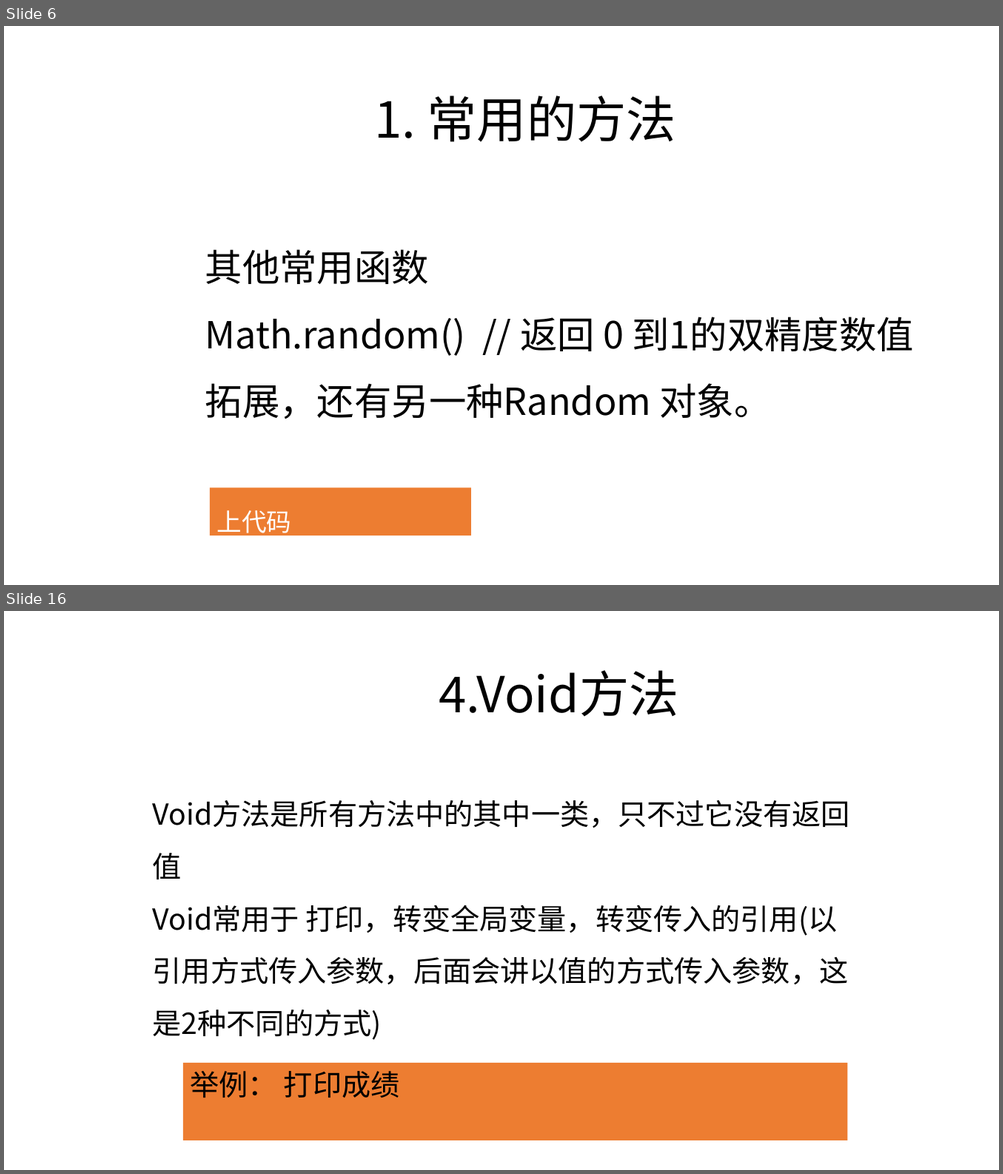
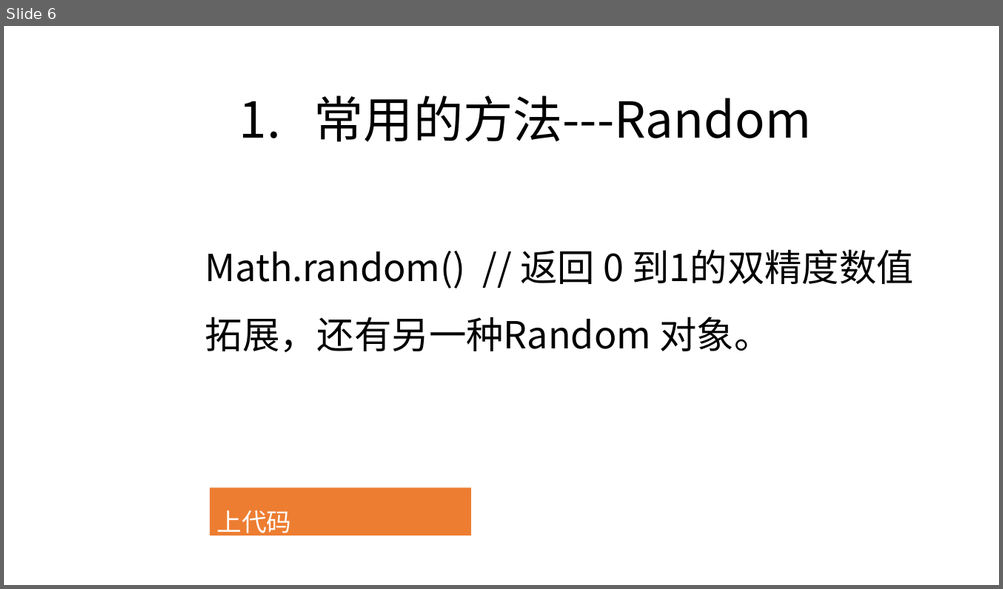
Before and after one commit to zjyesir/hmc_java_1, a slide deck: ppt/3 串.pptx. Shown one above the other, each under a label of ours: slides 6 and 16 before the commit, slide 6 after it; the slides between them are not shown. The pictures are 1003x1174 and 1003x589 pixels, drawn with LibreOffice and Linux fonts; fonts in the diff are those of the drawing; background and template pictures are left out. Boxes give left, top, right and bottom in pixels: in the first picture for what was removed or moved away, otherwise in the second. Text is boxed around its words. In the diff, an @@ line names an element or a change of style, - is before the commit and + after.

Commit message:
数字函数，字符，字符串 章节好了

```diff
--- a/ppt/3 串.pptx
+++ b/ppt/3 串.pptx
@@ slide 16 removed at (4,611,999,1170), background picture (left out) @@
@@ text removed at (439,670,679,717) @@
-4.Void方法
@@ text removed at (153,800,850,1040) @@
-Void方法是所有方法中的其中一类，只不过它没有返回值
-Void常用于 打印，转变全局变量，转变传入的引用(以引用方式传入参数，后面会讲以值的方式传入参数，这是2种不同的方式)
@@ rectangle removed at (183,1063,848,1141) @@
-举例： 打印成绩
@@ slide 6 changed as well @@
@@ text at (314,96,811,142): text changed @@
-1. 常用的方法
+1. 常用的方法---Random
@@ text at (205,249,429,284): paragraph removed @@
-其他常用函数
```
Also in this commit, not shown: 4 other slides changed, 5 slides added, 21 other slides removed, 2 other files.
